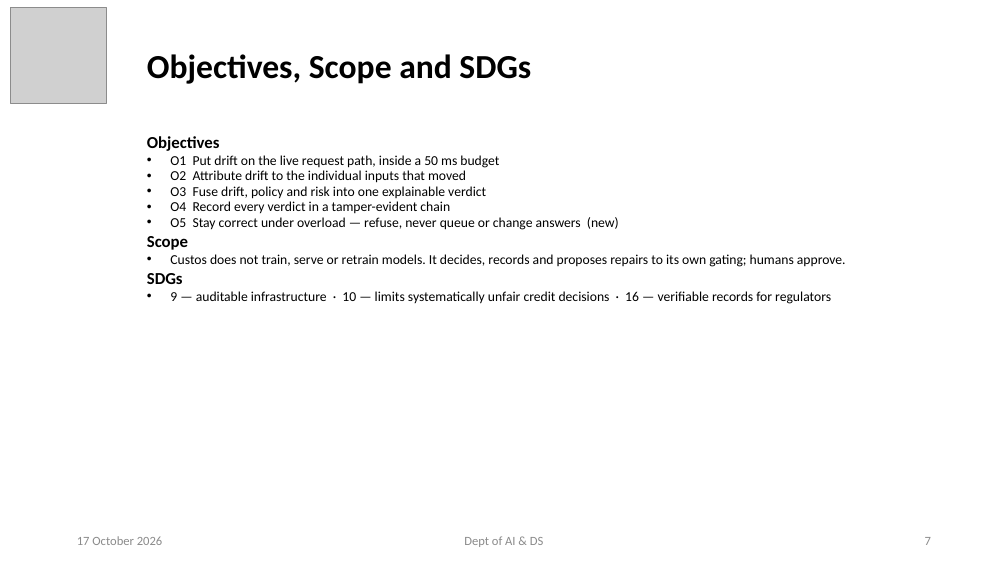
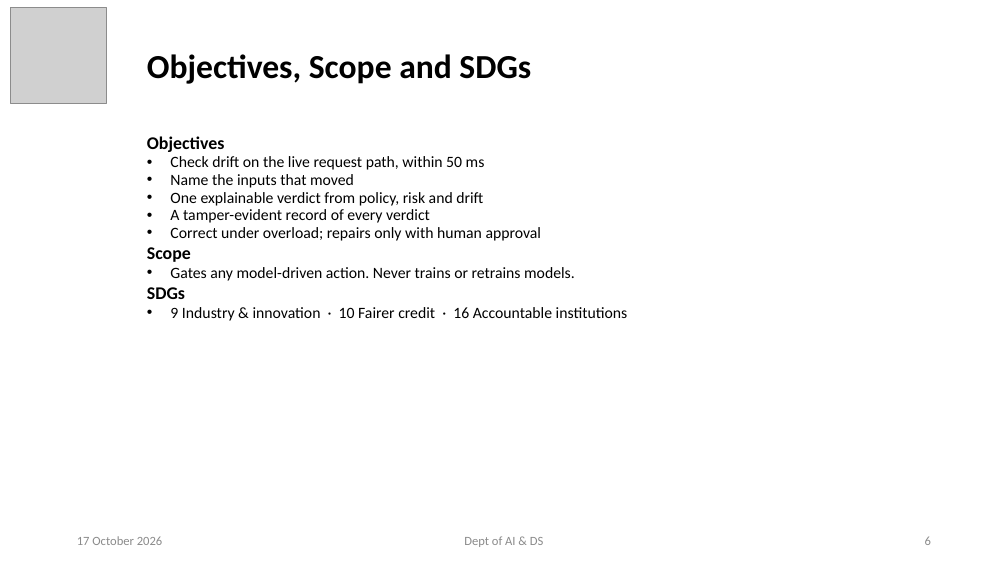
Before and after one commit to ayushpandey0201/custos, a slide deck: slide 6 of docs/presentations/Custos_Phase2_Review2.pptx (slide 7 before the commit). Drawn at 1008x567 pixels with LibreOffice and Linux fonts; fonts in the diff are those of the drawing; grey boxes stand for pictures. Boxes give left, top, right and bottom in pixels: in the first picture for what was removed or moved away, otherwise in the second. Text is boxed around its words. In the diff, an @@ line names an element or a change of style, - is before the commit and + after.

```diff
--- a/docs/presentations/Custos_Phase2_Review2.pptx
+++ b/docs/presentations/Custos_Phase2_Review2.pptx
@@ subtitle at <box>147,136,225,299</box>: size 16 to 17 pt in "Objectives", "Scope", "SDGs" @@
@@ subtitle at <box>170,156,542,241</box>: text changed; size 13 to 15 pt @@
-• O1 Put drift on the live request path, inside a 50 ms budget
-• O2 Attribute drift to the individual inputs that moved
-• O3 Fuse drift, policy and risk into one explainable verdict
-• O4 Record every verdict in a tamper-evident chain
-• O5 Stay correct under overload — refuse, never queue or change answers (new)
+• Check drift on the live request path, within 50 ms
+• Name the inputs that moved
+• One explainable verdict from policy, risk and drift
+• A tamper-evident record of every verdict
+• Correct under overload; repairs only with human approval
@@ subtitle at <box>170,267,575,281</box>: text changed; size 13 to 15 pt @@
-• Custos does not train, serve or retrain models. It decides, records and proposes repairs to its own gating; humans approve.
+• Gates any model-driven action. Never trains or retrains models.
@@ subtitle at <box>170,307,628,321</box>: text changed; size 13 to 15 pt @@
-• 9 — auditable infrastructure · 10 — limits systematically unfair credit decisions · 16 — verifiable records for regulators
+• 9 Industry & innovation · 10 Fairer credit · 16 Accountable institutions
@@ page number at <box>925,536,931,545</box>: text changed @@
-7
+6
```
Also in this commit, not shown: 13 other slides changed, 1 slide added, 11 slides removed, 8 other files.
